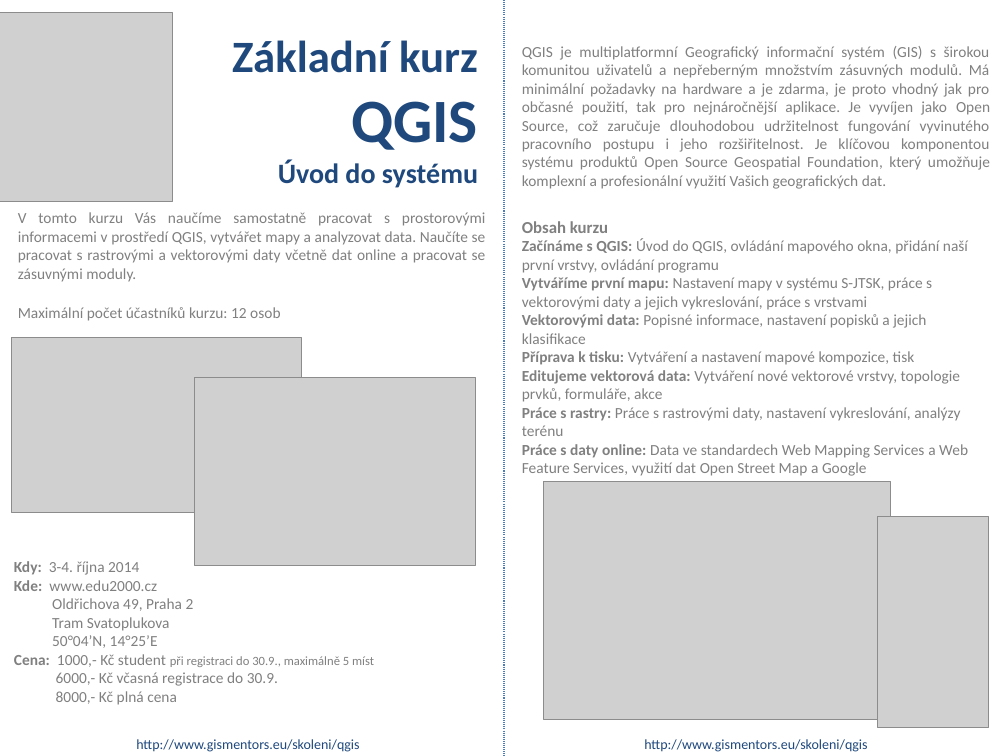
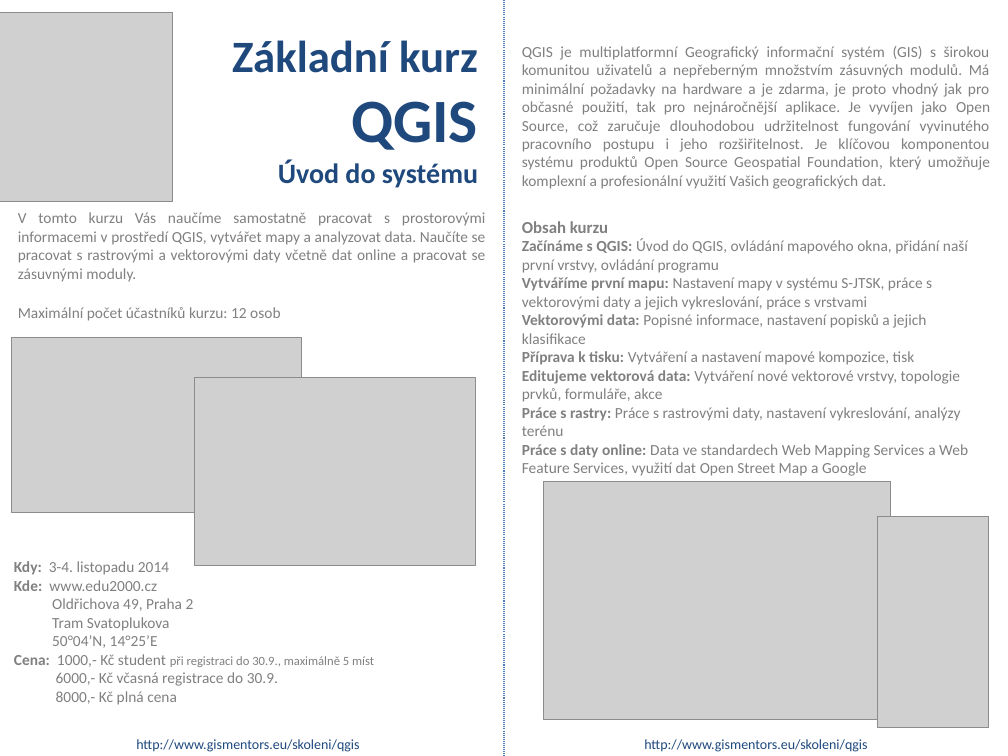
Before and after one commit to GISMentors/marketing, a slide deck: slide 1 of flyers/skoleni-qgis-zakladni.pptx. Drawn at 1008x756 pixels with LibreOffice and Linux fonts; fonts in the diff are those of the drawing; grey boxes stand for pictures. Boxes give left, top, right and bottom in pixels: in the first picture for what was removed or moved away, otherwise in the second. Text is boxed around its words. In the diff, an @@ line names an element or a change of style, - is before the commit and + after.

```diff
--- a/flyers/skoleni-qgis-zakladni.pptx
+++ b/flyers/skoleni-qgis-zakladni.pptx
@@ text at (x1=14, y1=561, x2=169, y2=575): text changed @@
-Kdy: 3-4. října 2014
+Kdy: 3-4. listopadu 2014
```
Also in this commit, not shown: 1 other file.
